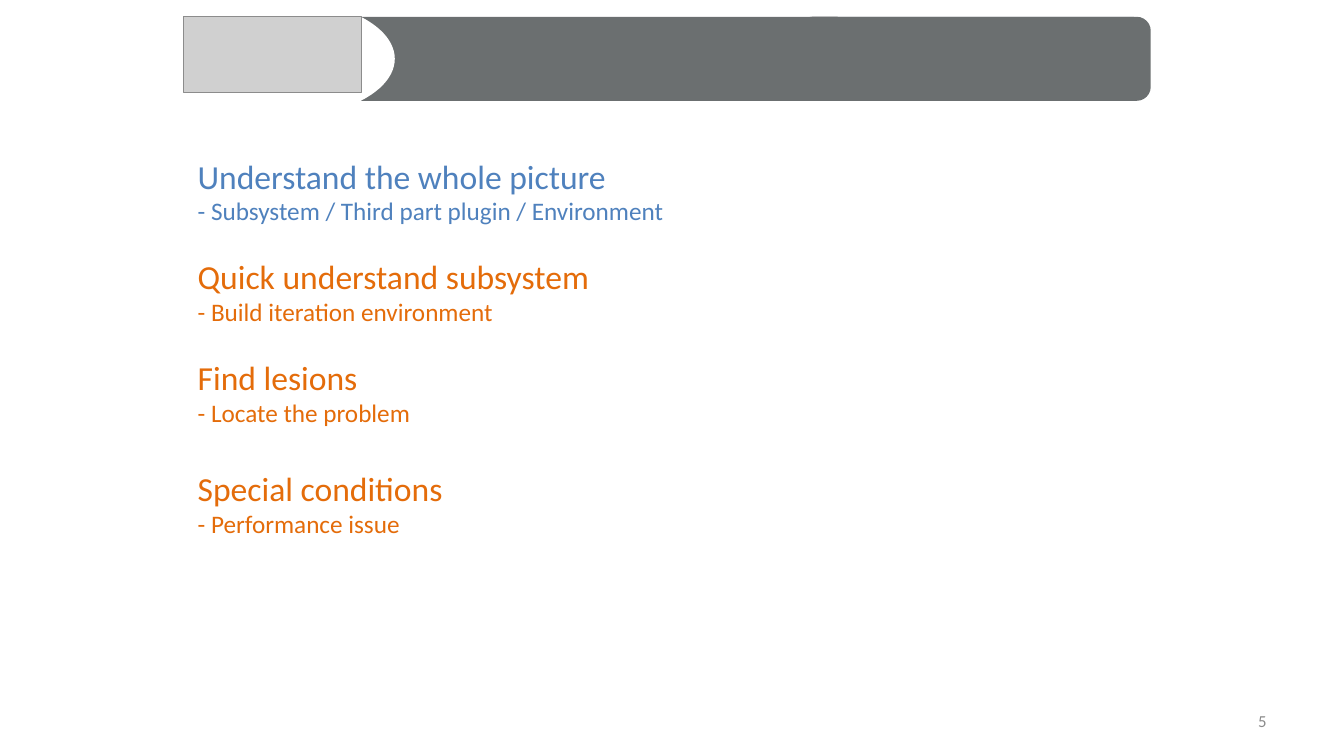
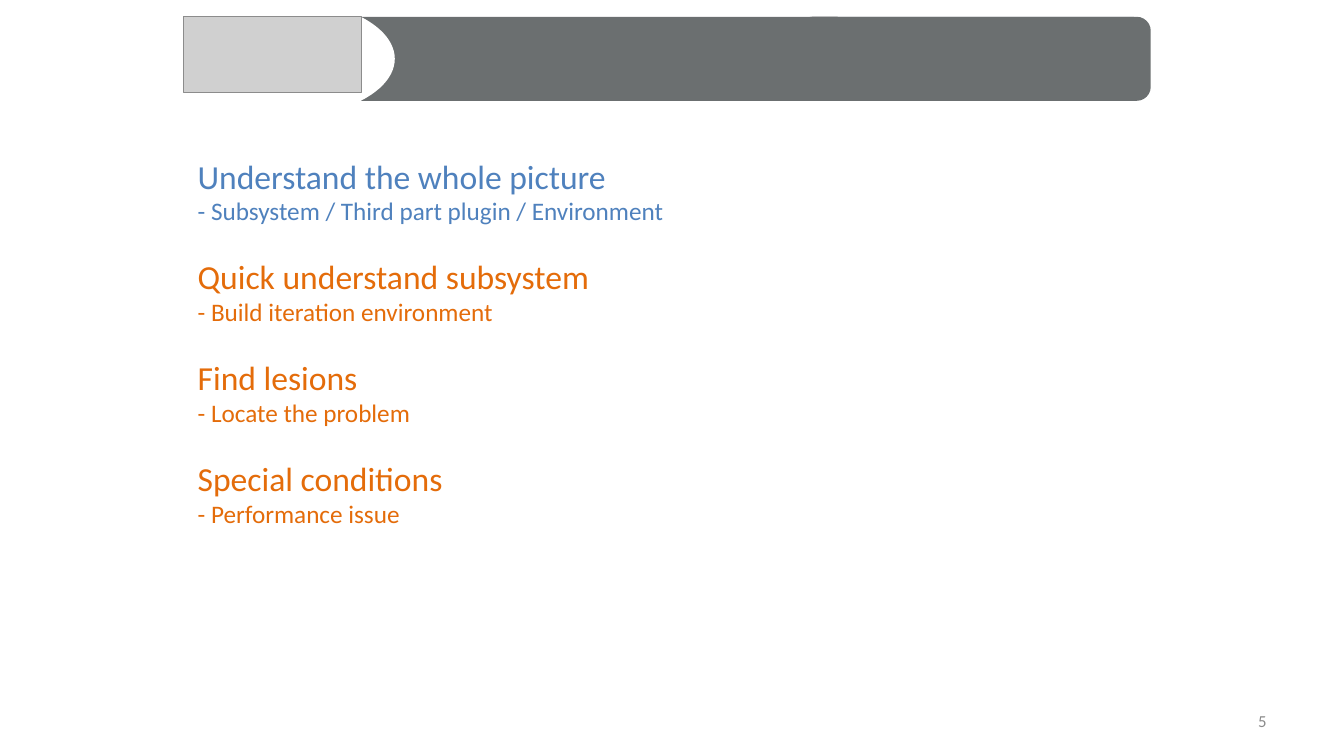
Before and after one commit to rainbow494/blog.zuoshachi.com, a slide deck: slide 5 of examples/how-to-debug-website/how-to-debug-viewfinder.pptx. Drawn at 1344x756 pixels with LibreOffice and Linux fonts; fonts in the diff are those of the drawing; grey boxes stand for pictures. Boxes give left, top, right and bottom in pixels: in the first picture for what was removed or moved away, otherwise in the second. Text is boxed around its words. In the diff, an @@ line names an element or a change of style, - is before the commit and + after.

```diff
--- a/examples/how-to-debug-website/how-to-debug-viewfinder.pptx
+++ b/examples/how-to-debug-website/how-to-debug-viewfinder.pptx
@@ text "Understand the whole picture" rewrapped from [198,165,663,534] to [198,165,663,524] @@
```
Also in this commit, not shown: 4 other slides changed, 3 other files.
